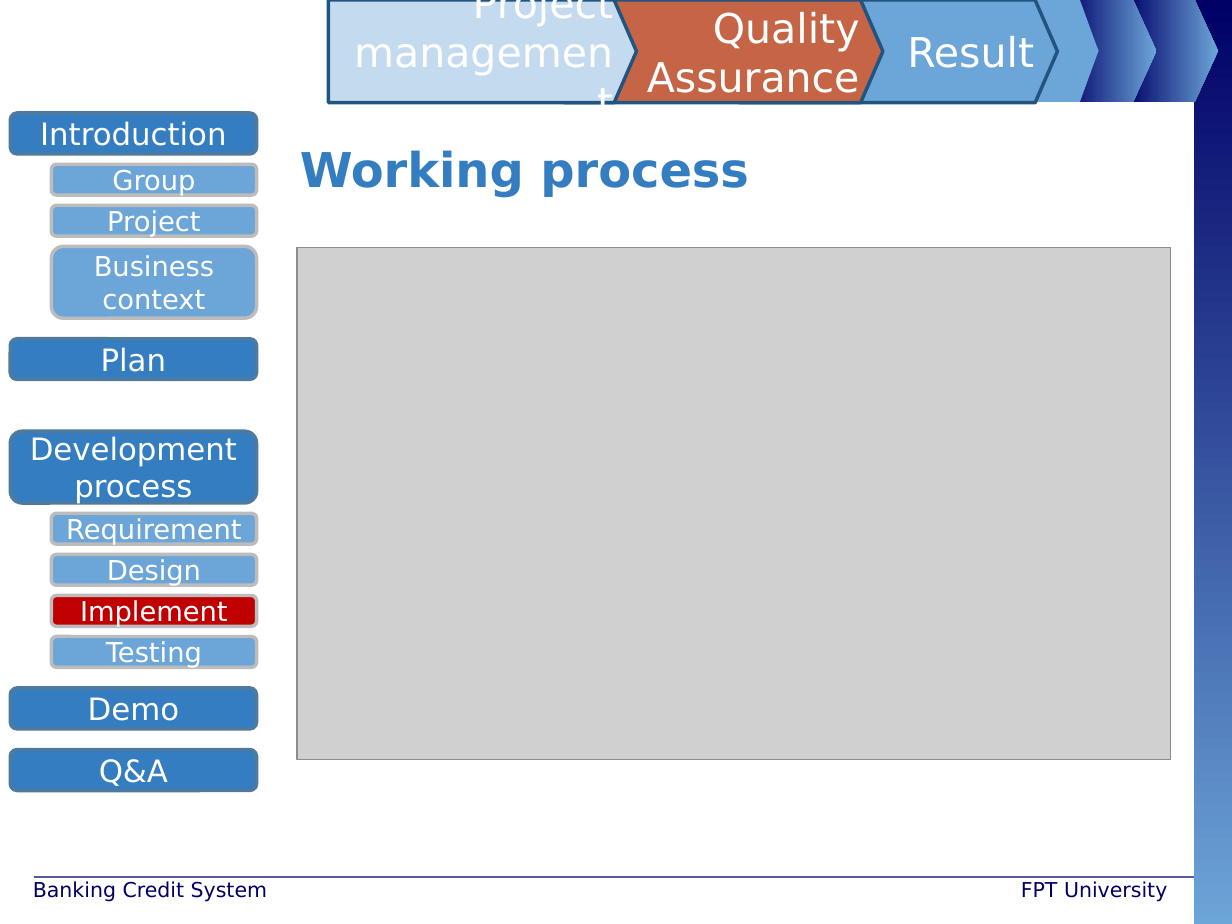
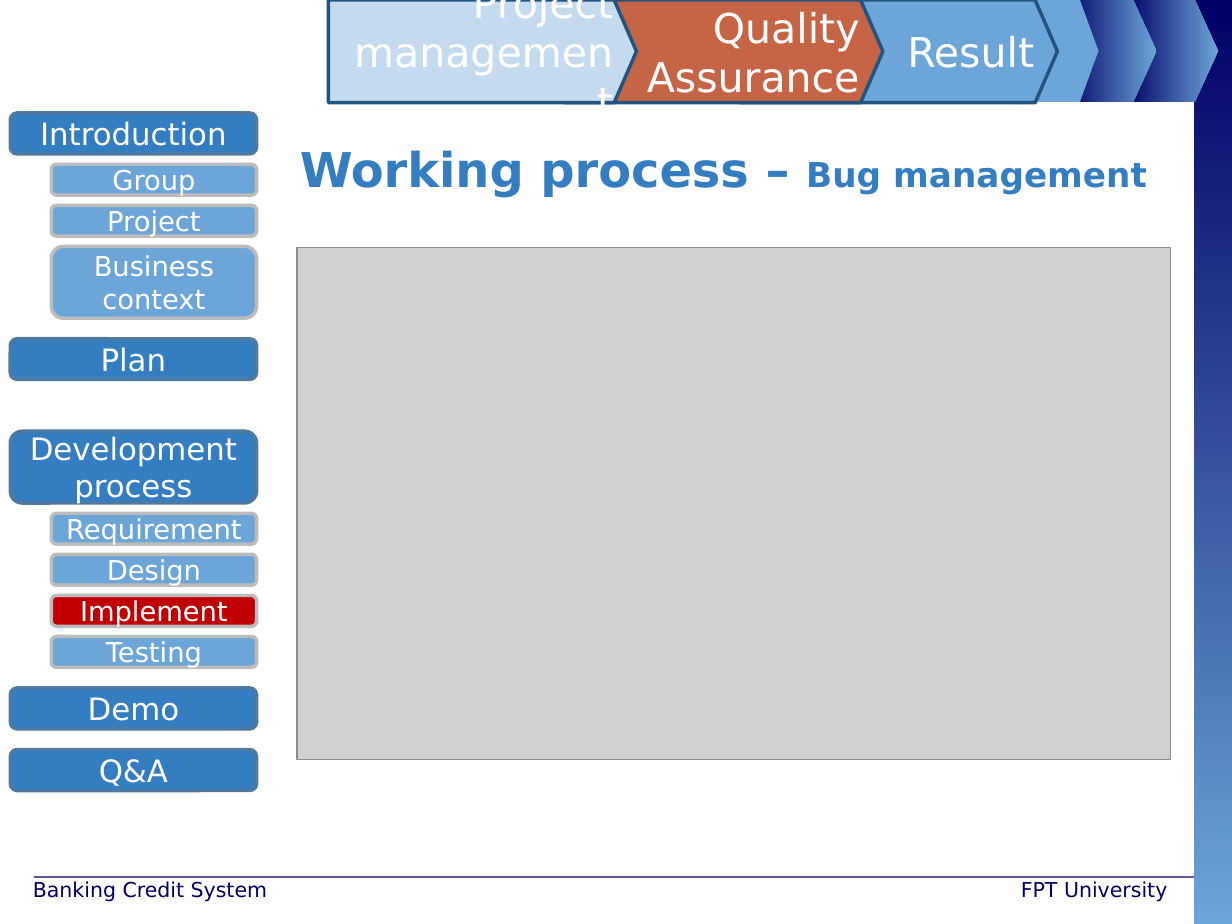
Before and after one commit to maily89/fbdm, a slide deck: slide 6 of Deliverables/FBD - slide - GiangTTH.pptx. Drawn at 1232x924 pixels with LibreOffice and Linux fonts; fonts in the diff are those of the drawing; grey boxes stand for pictures; background and template pictures are left out. Boxes give left, top, right and bottom in pixels: in the first picture for what was removed or moved away, otherwise in the second. Text is boxed around its words. In the diff, an @@ line names an element or a change of style, - is before the commit and + after.

```diff
--- a/Deliverables/FBD - slide - GiangTTH.pptx
+++ b/Deliverables/FBD - slide - GiangTTH.pptx
@@ text at (300,150,1147,198): text changed @@
-Working process
+Working process – Bug management
```
Also in this commit, not shown: 5 other slides changed, 2 other files.
